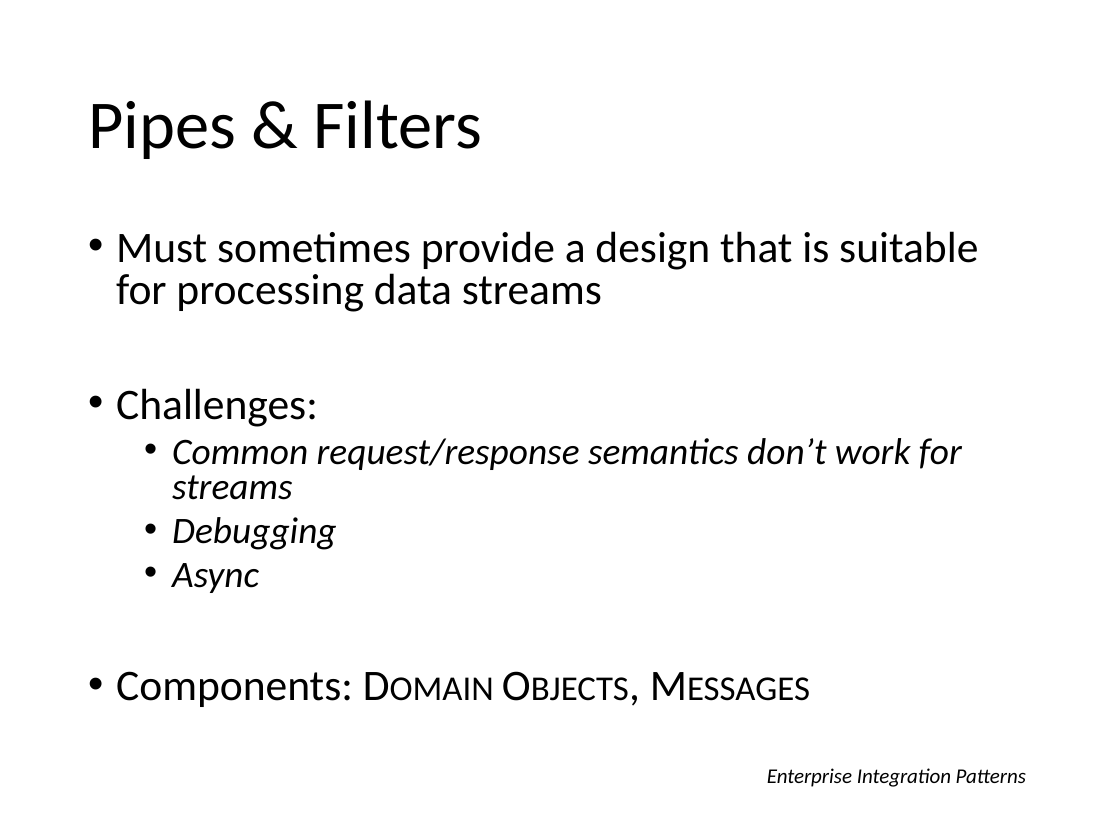
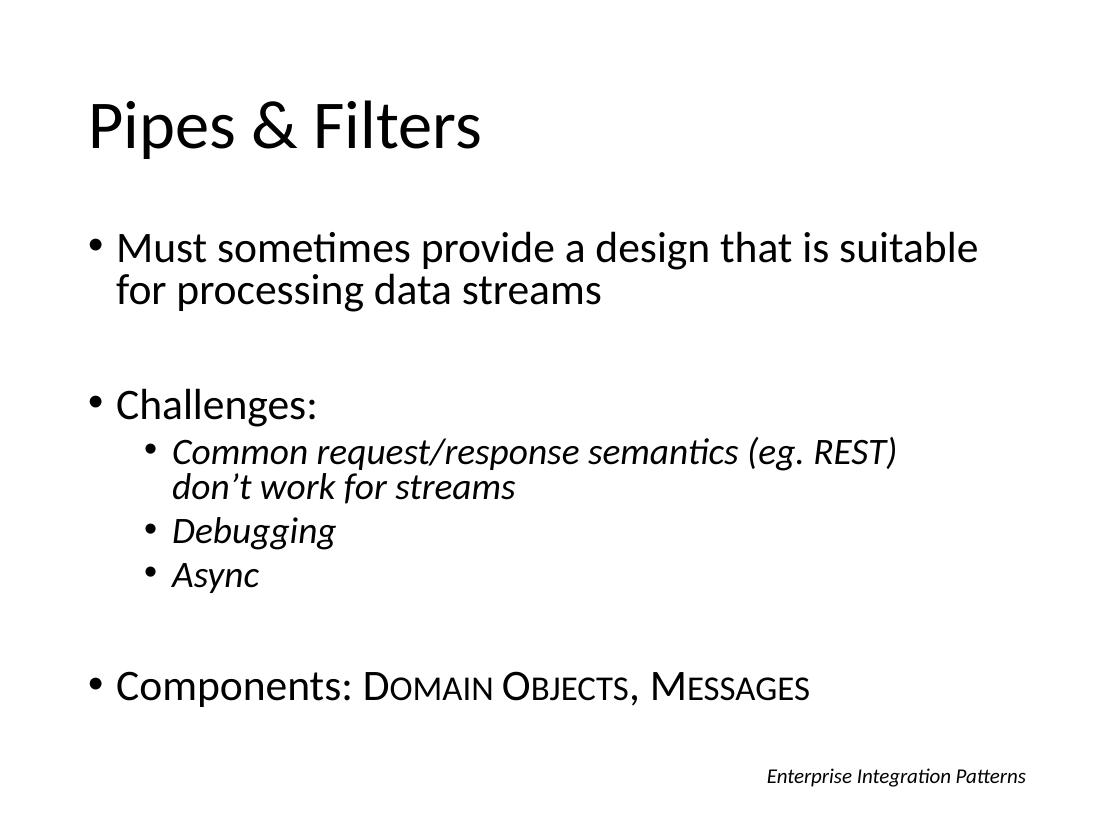
Before and after one commit to itascode/SU_SEGR_5240_18SQ, a slide deck: slide 19 of 03 - Patterns of Software Architecture.pptx. Drawn at 1120x840 pixels with LibreOffice and Linux fonts; fonts in the diff are those of the drawing. Boxes give left, top, right and bottom in pixels: in the first picture for what was removed or moved away, otherwise in the second. Text is boxed around its words. In the diff, an @@ line names an element or a change of style, - is before the commit and + after.

```diff
--- a/03 - Patterns of Software Architecture.pptx
+++ b/03 - Patterns of Software Architecture.pptx
@@ text at <box>172,437,897,504</box>: text changed @@
-  • Common request/response semantics don’t work for streams
+  • Common request/response semantics (eg. REST)
+    don’t work for streams
```
Also in this commit, not shown: 6 other slides changed.
